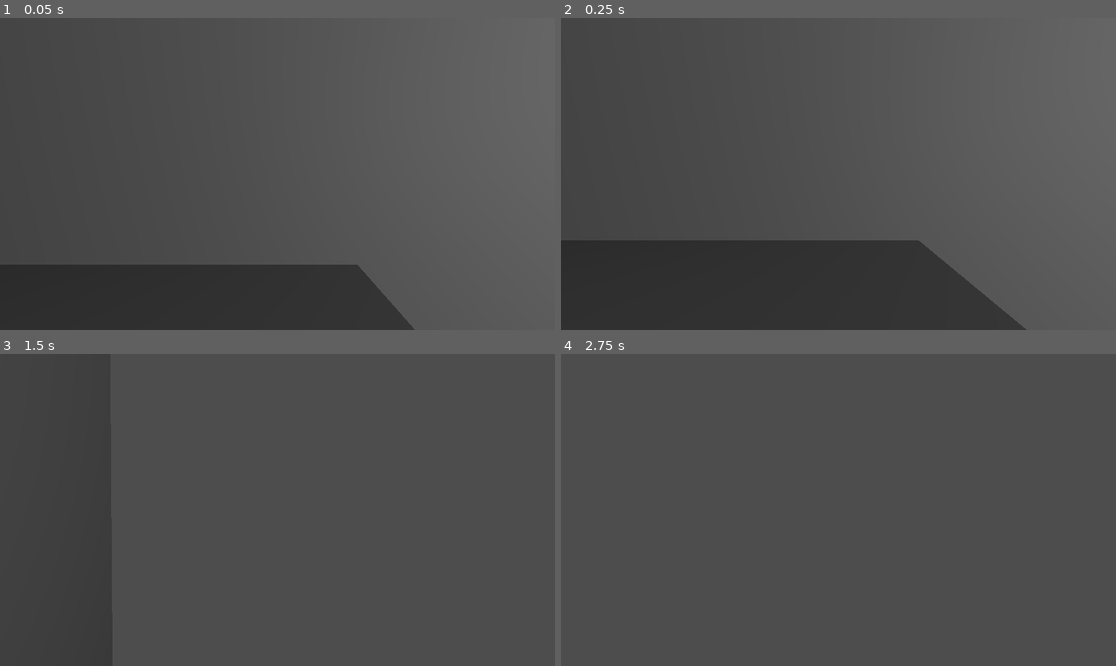
Above: before the commit, frames 1-4 (two rows, left to right).
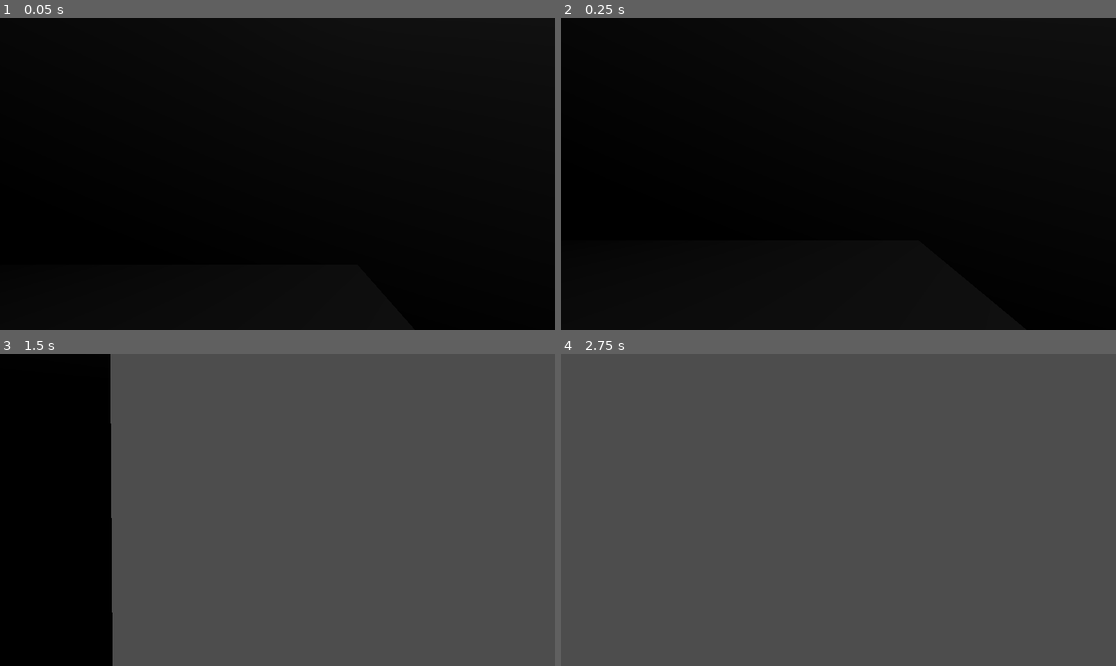
Above: after the commit, the same moments.

Repository: SKYNETTEDDRAGON/minesweeper_robot
Game: Godot game, scene res://Scenes/main.tscn
The game is run twice, just before and just after one commit, with the same random seed, the same clock (stepped at 60 frames per second) and the same inputs.
Inputs (mouse positions are in pixels of both pictures, inside the frame that each line leads up to):
- Up to frame 1 (0.05 s): no input
- Up to frame 2 (0.25 s): no input
- Up to frame 3 (1.5 s): tap Enter (ui_accept) at 0.5 s; move the mouse to (305, 510) at 0.52 s; hold W (move_forward) from 0.53 s (still down); tap Alt at 0.6 s; click (305, 510) at 0.67 s; tap Space (jump) at 0.77 s; move the mouse to (249, 510) at 1.27 s; tap Shift at 1.35 s
- Up to frame 4 (2.75 s): keep holding W (move_forward); tap Space (jump) at 1.52 s; move the mouse to (849, 503) at 2.02 s; tap Alt at 2.1 s

The runs differ from the first frame. In frame 1, 100% of the frame differs, in the area x 0-100%, y 0-100%; in frame 2, 100%; in frame 3, 20%; in frame 4, nothing differs.

Commit message:
simple setup

Diff:
--- a/Scenes/main.tscn
+++ b/Scenes/main.tscn
@@ -69,11 +69,20 @@
 transform = Transform3D(1.0043818, 0, 0, 0, 1, 0, 0, 0, 1, 0, 0, 0)
 shape = SubResource("BoxShape3D_kry3j")
 
+[node name="MeshInstance3D7" type="MeshInstance3D" parent="StaticBody3D"]
+transform = Transform3D(49.49708, 0, 0, 0, -1.4914224e-06, -0.99188167, 0, 34.119766, -4.3356525e-08, 10.280508, -8.402357, 10.918627)
+mesh = SubResource("BoxMesh_8gbba")
+script = ExtResource("4_jjvhh")
+
+[node name="CollisionShape3D" type="CollisionShape3D" parent="StaticBody3D/MeshInstance3D7"]
+transform = Transform3D(1.0043818, 0, 0, 0, 1, 0, 0, 0, 1, 0, 0, 0)
+shape = SubResource("BoxShape3D_kry3j")
+
 [node name="CollisionShape3D" type="CollisionShape3D" parent="StaticBody3D"]
 transform = Transform3D(5.6452317, 0, 0, 0, 1, 0, 0, 0, 4.797609, -7.4324055, 0, -2.4424005)
 shape = SubResource("BoxShape3D_jjvhh")
 
 [node name="OmniLight3D" type="OmniLight3D" parent="."]
-transform = Transform3D(1, 0, 0, 0, 1, 0, 0, 0, 1, 7.728879, 5.1786194, 7.6191764)
+transform = Transform3D(1, 0, 0, 0, 1, 0, 0, 0, 1, 7.728879, 38.39241, 7.6191764)
 light_energy = 7.928
 omni_range = 45.385
